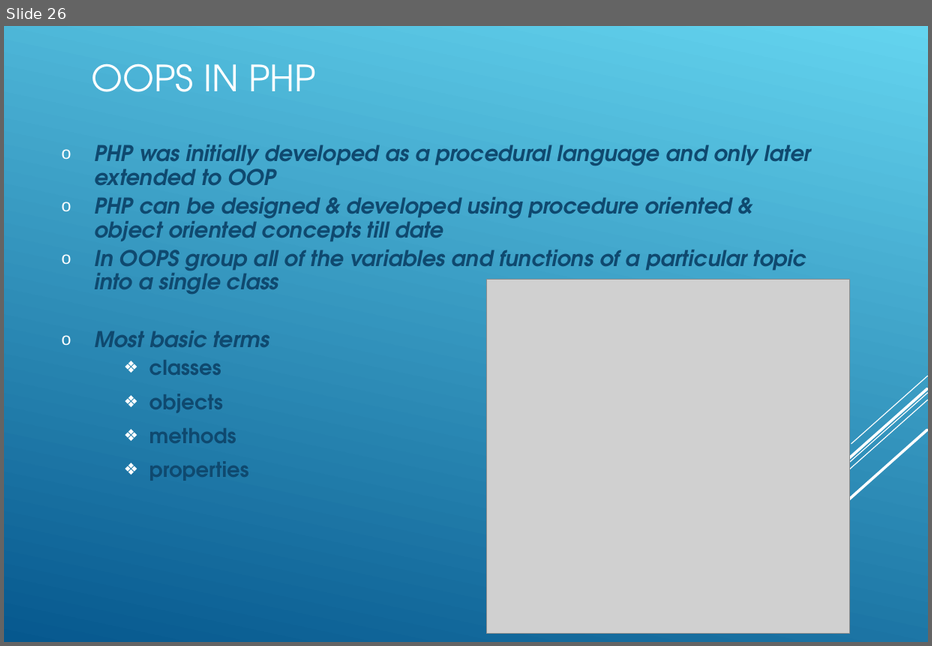
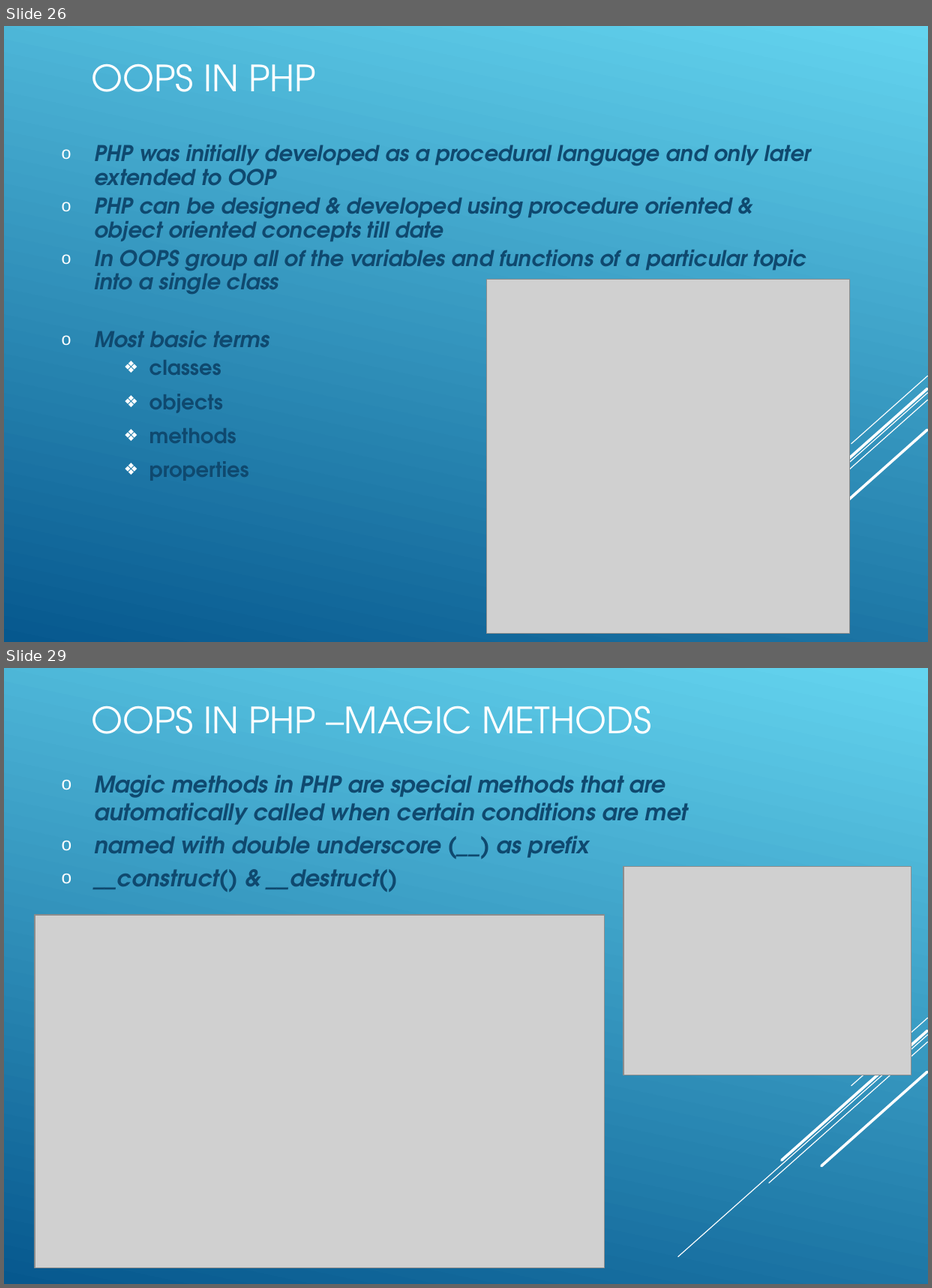
Before and after one commit to koushikgraj/PHP-Training, a slide deck: PHP-Presentation.ppt. Shown one above the other, each under a label of ours: slide 26 before the commit, slides 26 and 29 after it; the slides between them are not shown. The pictures are 932x646 and 932x1288 pixels, drawn with LibreOffice and Linux fonts; fonts in the diff are those of the drawing; grey boxes stand for pictures. Boxes give left, top, right and bottom in pixels: in the first picture for what was removed or moved away, otherwise in the second. Text is boxed around its words. In the diff, an @@ line names an element or a change of style, - is before the commit and + after.

Commit message:
23-May-2021 : PHP OOPS

```diff
--- a/PHP-Presentation.ppt
+++ b/PHP-Presentation.ppt
@@ slide 29 added at box(4, 668, 928, 1284), background gradient #64D4EF to #06588E; not listed: 5 template elements that a slide beside it also shows @@
@@ title added at box(91, 706, 652, 734), 30 pt, text #FFFFFF @@
+OOPS IN PHP –MAGIC METHODS
@@ subtitle added at box(94, 775, 687, 892), 19 pt, text #0F496F, bold, italic @@
+  o Magic methods in PHP are special methods that are automatically called when certain conditions are met
+  o named with double underscore (__) as prefix
+  o __construct() & __destruct()
@@ picture added at box(624, 866, 912, 1074) @@
@@ picture added at box(35, 915, 604, 1268) @@
```
Also in this commit, not shown: 1 slide changed, 4 other slides added, 1 slide removed, 13 other files.
